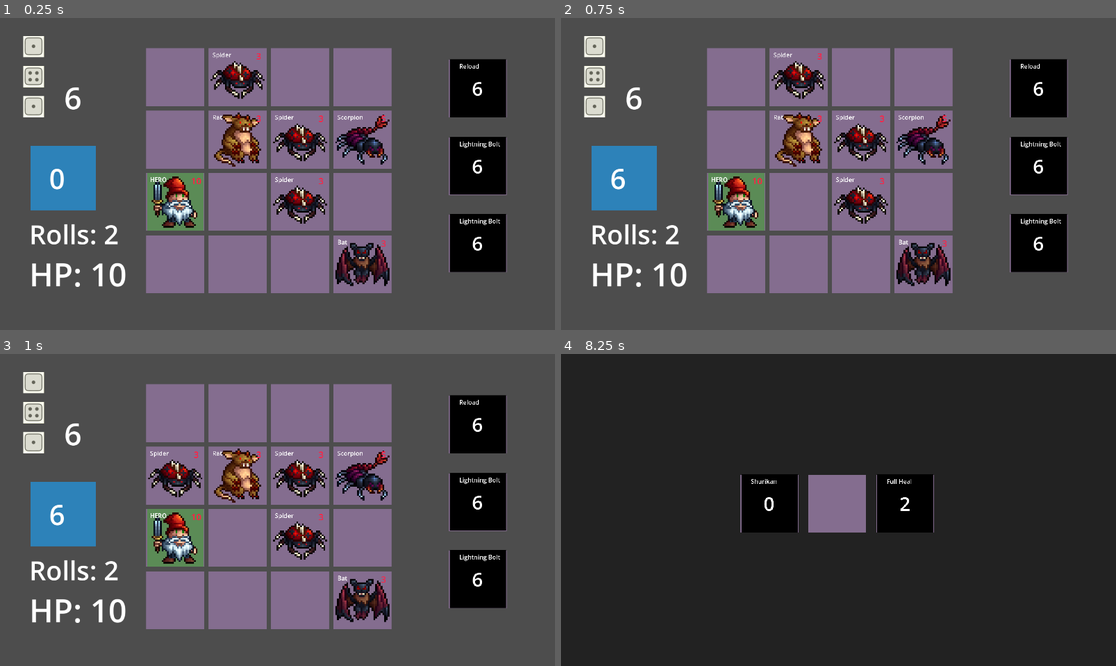
Above: before the commit, frames 1-4 (two rows, left to right).
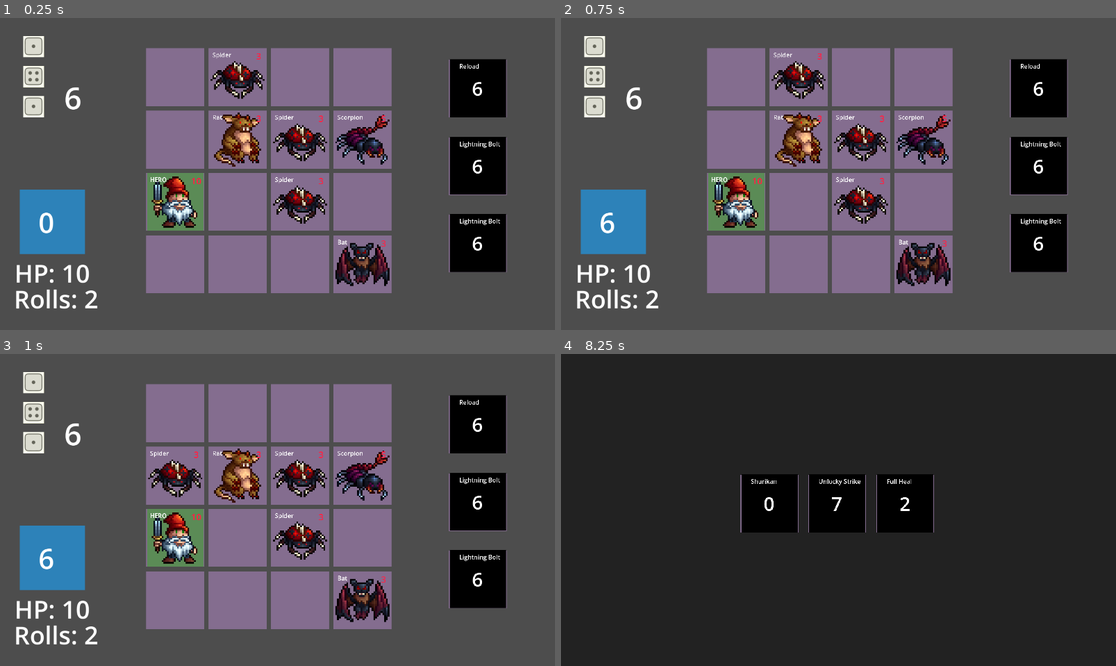
Above: after the commit, the same moments.

Repository: Ocktom/nextdice
Game: Godot game, scene res://Scenes/world.tscn
Two runs of this game, one before a commit and one after it. Both use one fixed random seed, a clock stepped at 60 frames per second and the inputs below. The project has no main scene, so this scene is started directly.
Inputs (mouse positions are in pixels of both pictures, inside the frame that each line leads up to):
- Up to frame 1 (0.25 s): no input
- Up to frame 2 (0.75 s): tap Enter (enter) at 0.5, 0.6 s; move the mouse to (738, 77) at 0.52 s
- Up to frame 3 (1 s): tap F (f) at 0.8 s
- Up to frame 4 (8.25 s): move the mouse to (738, 475) at 1.27 s; tap F (f) at 1.35, 3.05, 3.6, 5.3, 7.35 s; click (738, 475) at 1.55 s; move the mouse to (738, 538) at 2.02 s; press the mouse at (738, 538) at 2.03 s; tap Enter (enter) at 2.3, 2.85, 4.55, 5.75, 6.6, 7.25 s; move the mouse to (738, 600) at 2.77 s; release the mouse at (738, 600) at 2.78 s; move the mouse to (799, 413) at 3.52 s; press the mouse at (799, 413) at 3.53 s; move the mouse to (799, 475) at 4.27 s; release the mouse at (799, 475) at 4.28 s; click (799, 475) at 4.35 s; tap Space (space) at 5, 5.85, 6.5, 8 s; move the mouse to (799, 538) at 5.02 s; right-click (799, 538) at 5.1 s; move the mouse to (799, 600) at 5.77 s; click (799, 600) at 6.05 s; move the mouse to (860, 413) at 6.52 s; move the mouse to (860, 475) at 7.27 s; move the mouse to (860, 538) at 8.02 s; press the mouse at (860, 538) at 8.03 s

The runs differ from the first frame. In frame 1, 4.7% of the frame differs, in the area x 2-23%, y 40-94%; in frame 2, 4.7%; in frame 3, 4.7%; in frame 4, 1.9%.
Error after the commit: Invalid call. Nonexistent function 'execute' in base 'Node'. (res://Systems/Action)

Commit message:
movement fixed, starting action/passive overhaul

Diff:
--- a/Scenes/world.tscn
+++ b/Scenes/world.tscn
@@ -40,7 +40,7 @@
 position = Vector2(-95, 127)
 
 [node name="Mana" type="Node2D" parent="Spell_UI"]
-position = Vector2(-1280, -312)
+position = Vector2(-1317, -160)
 
 [node name="ColorRect" type="ColorRect" parent="Spell_UI/Mana"]
 offset_left = -362.0
@@ -95,10 +95,11 @@
 [node name="Audio" parent="." instance=ExtResource("1_a02cp")]
 
 [node name="Player_UI" parent="." instance=ExtResource("5_fo5ed")]
-offset_left = 101.0
-offset_top = 810.0
-offset_right = 101.0
-offset_bottom = 810.0
+offset_left = 255.0
+offset_top = 916.0
+offset_right = 255.0
+offset_bottom = 916.0
+mouse_filter = 2
 
 [node name="Shop_Screen" parent="." instance=ExtResource("8_k7acu")]
 visible = false
--- a/Scripts/Autoloads/Enums.gd
+++ b/Scripts/Autoloads/Enums.gd
@@ -3,15 +3,19 @@
 enum GameState {PLAYER_TURN, ENEMY_TURN, ROUND_END, SELECT_TARGET_UNIT, SELECT_TARGET_CELL, SHOP}
 enum Direction {UP,DOWN,LEFT,RIGHT, UP_LEFT, UP_RIGHT, DOWN_LEFT, DOWN_RIGHT}
 enum Anim{POP,SHAKE,SQUISH,FLASH, DART}
-enum DiceColor{RED,BLUE,GREEN}
+
 enum UnitType {HERO,ENEMY,TERRAIN}
+enum Behavior {AGGRESSIVE,PROTECTIVE,EVASIVE,ERRATIC}
+
+enum TargetType {SELECT_UNIT, SELF, SELECT_CELL, ADJACENT_FOE}
+enum RangeType {CARDINAL, SURROUND, DIAGONAL, REACH}
+
 enum ItemType {FACE_UPGRADE, ONE_TIME, RELIC}
 enum SpellType {LIGHTNING, FIREBALL, HEAL}
-enum TargetType {SELECT_UNIT, SELF, SELECT_CELL}
-enum Behavior {AGGRESSIVE,PROTECTIVE,EVASIVE,ERRATIC}
-enum RangeType {CARDINAL, SURROUND, DIAGONAL, REACH}
-enum EnemyAction {NONE, HEAL_ADJACENT, EMPOWER_ADJACENT}
+enum Trigger {HERO_MOVE, ENEMY_MOVE, HERO_TAKE_DAMAGE, HERO_TAKE_ATTACK, ENEMY_TAKE_DAMAGE, ENEMY_TAKE_ATTACK, ENEMY_DEATH, DICE_ROLlED, SUM_ROLLED}
+
 # Called when the node enters the scene tree for the first time.
+
 func _ready() -> void:
 	pass # Replace with function body.
 
--- a/Scripts/Autoloads/Global.gd
+++ b/Scripts/Autoloads/Global.gd
@@ -17,7 +17,7 @@
 
 var starting_enemy_count := 6
 
-var relics_owned : Array[Item]
+var relics : Array[Item]
 
 var mana := 0
 var max_mana := 10
--- a/Scripts/Autoloads/InputManager.gd
+++ b/Scripts/Autoloads/InputManager.gd
@@ -41,6 +41,7 @@
 
 		# ---------- DRAGGING MOVEMENT ----------
 		if event is InputEventMouseMotion:
+
 			if dragging_dice != null:
 				dragging_dice.face_node.global_position = event.position + drag_offset
 
@@ -81,9 +82,11 @@
 
 			# Dice drop
 			if dragging_dice is Dice:
-				print ("dragging dice was dropped")
+				print ("dragging dice was dropped, hovered cell is ", hovered_cell)
+
 
 				if mana_area_hovered:
+					print ("using dice for mana")
 					Global.world.spell_ui.add_mana(dragging_dice.current_face.pips)
 					dragging_dice.use()
 
@@ -94,6 +97,8 @@
 							dragging_dice.use()
 
 				elif not hovered_cell == null:
+					print ("hovered cell not null")
+
 					if not hovered_cell.occupant == null:
 						if hovered_cell.occupant is Enemy:
 							if hovered_cell.is_adjacent(Global.hero_unit.current_cell, true):
@@ -109,6 +114,9 @@
 							print ("dice dropped on non enemy unit")
 
 					elif hovered_cell.is_empty():
+
+						print ("dice dropped on empty cell")
+
 						var hero_cell = Global.hero_unit.current_cell
 						var max_move = dragging_dice.current_face.pips
 
@@ -125,6 +133,8 @@
 							hovered_cell.move_hero(dragging_dice)
 							dragging_dice.use()
 
+					else:
+						print ("couldnt drop dice anywhere")
 
 			# Reset dice drag
 			if dragging_dice != null:
@@ -169,7 +179,11 @@
 			if hovered_item_slot != null:
 				if hovered_item_slot.occupant != null:
 					print ("PURCHASED ITEM IS ", hovered_item_slot.occupant)
+					if hovered_item_slot.occupant.item_type == Enums.ItemType.RELIC:
+						Global.relics.append(hovered_item_slot.occupant)
+						print ("Global.relics is now ", Global.relics)
 					hovered_item_slot.clear_slot()
+
 
 #region spell selection controls
 
--- a/Scripts/Autoloads/action_manager.gd
+++ /dev/null
@@ -1,51 +0,0 @@
-extends Node
-
-func destroy_enemy(unit : Unit):
-	unit.current_cell.clear_cell()
-	unit.queue_free()
-	Global.world.victory_check()
-
-func perform_enemy_action(action: Enums.EnemyAction, acting_enemy : Enemy):
-	match action:
-
-		Enums.EnemyAction.HEAL_ADJACENT:
-
-			print ("heal adjacent called in actionmanger by ", acting_enemy.unit_name)
-
-			var adjacent_cells = Global.grid.get_adjacent_cells(acting_enemy.current_cell)
-			print ("adjacent cells received in actionmanager are ", adjacent_cells)
-			for x in adjacent_cells:
-
-				if x.occupant == null:
-					continue
-				if not x.occupant is Enemy:
-					continue
-				if x.occupant.hp == x.occupant.max_hp:
-					continue
-
-				heal_unit(x.occupant,3)
-
-		Enums.EnemyAction.EMPOWER_ADJACENT:
-
-			var adjacent_cells = Global.grid.get_adjacent_cells(acting_enemy.current_cell)
-			for x in adjacent_cells:
-
-				if x.occupant == null:
-					continue
-				if not x.occupant is Enemy:
-					continue
-				if x.occupant.hp == x.occupant.max_hp:
-					continue
-
-				empower_unit(x.occupant,3)
-
-
-func heal_unit(unit : Unit, amount : int):
-	unit.hp = max(unit.max_hp, unit.hp + amount)
-	Global.animate(unit, Enums.Anim.FLASH,Color.GREEN_YELLOW)
-	Global.float_text(str("+ ", amount),unit.global_position,Color.GREEN)
-	unit.update_visuals()
-	await Global.timer(.1)
-
-func empower_unit(unit : Unit, amount : int):
-	unit.turn_bonus += amount
--- a/Scripts/unit_manager.gd
+++ b/Scripts/unit_manager.gd
@@ -41,19 +41,8 @@
 	unit.movement = data["movement"]
 	unit.range_type = data["range_type"]
 
-	print ("for ", unit.unit_name, " data[action_1] is ", data["action_1"])
-
-	if data["action_1"] == "":
-		unit.action_1 = Enums.EnemyAction.NONE
-	else:
-		print ("setting unit.action_1 in ", unit.unit_name, " for ", data["action_1"])
-		unit.action_1 = Enums.EnemyAction[data["action_1"]]
-		print ("it is now ", unit.action_1)
-
-	if data["action_2"] == "":
-		unit.action_2 = Enums.EnemyAction.NONE
-	else:
-		unit.action_2 = Enums.EnemyAction[data["action_2"]]
+	unit.action_1 = data["action_1"]
+	unit.action_2 = data["action_2"]
 
 	#APPLY ROUND DIFFICULTY STATS
 
--- /dev/null
+++ b/Systems/Action System/Action Scripts/action_heal_self.gd
@@ -0,0 +1,9 @@
+extends Node
+
+var action_name := "heal_self"
+
+func execute(context: Dictionary):
+
+	var user = context["source"]
+	if user.hp < user.max_hp:
+		user.hp = min(user.max_hp, user.hp + context["amount"])
--- /dev/null
+++ b/Systems/Action System/Action.gd
@@ -0,0 +1,13 @@
+extends Node
+class_name Action
+
+# Called when the node enters the scene tree for the first time.
+func _ready() -> void:
+	pass # Replace with function body.
+
+# Called every frame. 'delta' is the elapsed time since the previous frame.
+func _process(delta: float) -> void:
+	pass
+
+func perform_action(context: Dictionary):
+	pass
--- /dev/null
+++ b/Systems/Action System/action_manager.gd
@@ -0,0 +1,25 @@
+extends Node
+
+func destroy_enemy(unit : Unit):
+	unit.current_cell.clear_cell()
+	unit.queue_free()
+	Global.world.victory_check()
+
+func request_action(action_name: String, context_dictionary : Dictionary):
+	create_action(action_name, context_dictionary)
+
+func heal_unit(unit : Unit, amount : int):
+	unit.hp = max(unit.max_hp, unit.hp + amount)
+	Global.animate(unit, Enums.Anim.FLASH,Color.GREEN_YELLOW)
+	Global.float_text(str("+ ", amount),unit.global_position,Color.GREEN)
+	unit.update_visuals()
+	await Global.timer(.1)
+
+func empower_unit(unit : Unit, amount : int):
+	unit.turn_bonus += amount
+
+func create_action(action_name : String, context_dictionary: Dictionary):
+	var script_path = str("res://Systems/Action System/Action Scripts/action_", action_name, ".gd")
+	var action = Action.new()
+	action.set_script(load(script_path))
+	action.execute()
--- a/Systems/Dice_System/Dice.gd
+++ b/Systems/Dice_System/Dice.gd
@@ -1,7 +1,5 @@
 extends Control
 class_name Dice
-
-var dice_color : Enums.DiceColor
 
 var faces : Array [Face]
 var used_this_turn : bool :
@@ -26,7 +24,6 @@
 
 func _ready() -> void:
 
-	print ("dice color set to ", dice_color)
 
 	Global.player_dice.append(self)
 
--- a/Systems/Grid/Cell.gd
+++ b/Systems/Grid/Cell.gd
@@ -27,6 +27,7 @@
 	occupant = null
 
 func fill_with_unit(unit : Unit):
+	print ("fill_with_unit called")
 	occupant = unit
 	unit.current_cell = self
 	unit.global_position = global_position
@@ -45,7 +46,6 @@
 func _on_mouse_exited():
 	if Global.game_state == Enums.GameState.PLAYER_TURN:
 
-		InputManager.hovered_cell = self
 		if InputManager.hovered_cell == self:
 			InputManager.hovered_cell = null
 
--- a/Systems/Grid/Cell.tscn
+++ b/Systems/Grid/Cell.tscn
@@ -3,7 +3,7 @@
 [ext_resource type="Script" uid="uid://de8jygopjlgu0" path="res://Systems/Grid/Cell.gd" id="1_hyvek"]
 
 [sub_resource type="RectangleShape2D" id="RectangleShape2D_m1m28"]
-size = Vector2(203, 203)
+size = Vector2(201, 203)
 
 [node name="GridCell" type="Node2D"]
 script = ExtResource("1_hyvek")
@@ -26,5 +26,5 @@
 [node name="Cell_Area" type="Area2D" parent="."]
 
 [node name="CollisionShape2D" type="CollisionShape2D" parent="Cell_Area"]
-position = Vector2(0.5, 0.5)
+position = Vector2(-0.5, 0.5)
 shape = SubResource("RectangleShape2D_m1m28")
--- a/Systems/Item System/Item_Slot.gd
+++ b/Systems/Item System/Item_Slot.gd
@@ -12,8 +12,8 @@
 	slot_area.connect("mouse_exited", _on_mouse_exited)
 
 func clear_slot():
-
-	occupant.queue_free()
+	Global.world.shop_screen.item_layer.remove_child(occupant)
+	occupant = null
 
 func fill_with_item(item : Item):
 
@@ -29,7 +29,6 @@
 		print("cell hovered, occupant is ", occupant)
 		InputManager.hovered_item_slot = self
 
-
 func _on_mouse_exited():
 
 	if Global.game_state == Enums.GameState.SHOP:
--- a/Systems/Item System/Shop_Screen.tscn
+++ b/Systems/Item System/Shop_Screen.tscn
@@ -10,6 +10,7 @@
 offset_top = -6.0
 offset_right = 1940.0
 offset_bottom = 1091.0
+mouse_filter = 2
 color = Color(0.13319641, 0.13319641, 0.13319638, 1)
 
 [node name="Slots_Node" type="Node2D" parent="."]
--- /dev/null
+++ b/Systems/Passive_System/Passive_Scripts/Passive.gd
@@ -0,0 +1,4 @@
+extends Node
+class_name Passive
+
+# Called when the node enters the scene tree for the first time.
--- /dev/null
+++ b/Systems/Passive_System/Passive_Scripts/Passive_hero_return_damage.gd
@@ -0,0 +1,14 @@
+extends Passive
+
+var passive_name := "hero_return_damage"
+var trigger := Enums.Trigger.HERO_TAKE_DAMAGE
+
+
+# Called every frame. 'delta' is the elapsed time since the previous frame.
+func _process(delta: float) -> void:
+	pass
+
+func trigger_passive(context: Dictionary):
+	var source = context["source"]
+	if source is Enemy:
+		ActionManager.actio
--- /dev/null
+++ b/Systems/Passive_System/passive_manager.gd
@@ -0,0 +1,13 @@
+extends Node
+
+
+# Called when the node enters the scene tree for the first time.
+func _ready() -> void:
+	pass # Replace with function body.
+
+# Called every frame. 'delta' is the elapsed time since the previous frame.
+func _process(delta: float) -> void:
+	pass
+
+func trigger_check(trigger_type : Enums.Trigger):
+	pass
--- a/Systems/Player_UI/Player_UI.tscn
+++ b/Systems/Player_UI/Player_UI.tscn
@@ -3,35 +3,46 @@
 [ext_resource type="Script" uid="uid://nwyhk811gfhs" path="res://Systems/Player_UI/Player_UI.gd" id="1_7fohd"]
 
 [sub_resource type="LabelSettings" id="LabelSettings_8j60k"]
-font_size = 111
+font_size = 86
 
 [sub_resource type="LabelSettings" id="LabelSettings_7fohd"]
-font_size = 91
+font_size = 86
 
 [node name="Player_UI" type="Control"]
 layout_mode = 3
-anchors_preset = 4
-anchor_top = 0.5
-anchor_bottom = 0.5
-grow_vertical = 2
+anchors_preset = 0
 size_flags_horizontal = 3
 size_flags_vertical = 3
 script = ExtResource("1_7fohd")
 
 [node name="HP_Label" type="Label" parent="."]
 layout_mode = 1
-offset_right = 409.1579
-offset_bottom = 184.0
+anchors_preset = 8
+anchor_left = 0.5
+anchor_top = 0.5
+anchor_right = 0.5
+anchor_bottom = 0.5
+offset_left = -204.57895
+offset_top = -92.0
+offset_right = 204.57895
+offset_bottom = 92.0
+grow_horizontal = 2
+grow_vertical = 2
 text = "HP: 10"
 label_settings = SubResource("LabelSettings_8j60k")
 
 [node name="Rolls_Label" type="Label" parent="."]
 layout_mode = 1
-anchors_preset = 2
-anchor_top = 1.0
-anchor_bottom = 1.0
-offset_top = -125.0
-offset_right = 379.0
-grow_vertical = 0
+anchors_preset = 8
+anchor_left = 0.5
+anchor_top = 0.5
+anchor_right = 0.5
+anchor_bottom = 0.5
+offset_left = -207.0
+offset_top = -3.0
+offset_right = 172.0
+offset_bottom = 122.0
+grow_horizontal = 2
+grow_vertical = 2
 text = "ROLLS: 0"
 label_settings = SubResource("LabelSettings_7fohd")
--- a/Systems/Unit_System/Unit_Enemy.gd
+++ b/Systems/Unit_System/Unit_Enemy.gd
@@ -14,8 +14,8 @@
 var turn_bonus := 0
 var round_bonus := 0
 
-var action_1 : Enums.EnemyAction
-var action_2 : Enums.EnemyAction
+var action_1 : String
+var action_2 : String
 
 var projectile := false
 var movement := 2
@@ -37,7 +37,6 @@
 
 	var abs_dx = abs(dx)
 	var abs_dy = abs(dy)
-
 
 # ---------------- ATTACK CHECK ----------------
 
@@ -132,13 +131,11 @@
 
 func enemy_actions():
 
-	print ("checking enemy_actions of ", unit_name, " which are", action_1, " and ", action_2)
+	if action_1 != "":
+		await ActionManager.request_action(action_2, {"source " : self})
 
-	if action_1 != Enums.EnemyAction.NONE:
-		await ActionManager.perform_enemy_action(action_1, self)
-
-	if action_1 != Enums.EnemyAction.NONE:
-		await ActionManager.perform_enemy_action(action_2, self)
+	if action_1 != "":
+		await ActionManager.request_action(action_2, {"source " : self})
 
 func take_attack(amount : int):
 
--- a/Systems/Unit_System/enemy_data_dictionary.gd
+++ b/Systems/Unit_System/enemy_data_dictionary.gd
@@ -29,7 +29,7 @@
 	"atk_range": 1,
 	"movement": 3,
 	"range_type": "REACH",
-	"action_1": "HEAL_ADJACENT",
+	"action_1": "heal_self",
 	"action_2": ""
   },
   "Boar": {
@@ -59,7 +59,7 @@
 	"atk_range": 5,
 	"movement": 3,
 	"range_type": "SURROUND",
-	"action_1": "EMPOWER_ADJACENT",
+	"action_1": "heal_self",
 	"action_2": ""
   },
   "Snake": {
--- /dev/null
+++ b/Systems/action_registry.gd
@@ -0,0 +1,11 @@
+extends Node
+
+
+# Called when the node enters the scene tree for the first time.
+func _ready() -> void:
+	pass # Replace with function body.
+
+
+# Called every frame. 'delta' is the elapsed time since the previous frame.
+func _process(delta: float) -> void:
+	pass
--- a/project.godot
+++ b/project.godot
@@ -20,9 +20,11 @@
 Enums="*res://Scripts/Autoloads/Enums.gd"
 InputManager="*res://Scripts/Autoloads/InputManager.gd"
 UnitManager="*res://Scripts/unit_manager.gd"
-ActionManager="*res://Scripts/Autoloads/action_manager.gd"
-SpellManager="*res://Scripts/Autoloads/spell_manager.gd"
+ActionManager="*res://Systems/Action System/action_manager.gd"
+SpellManager="*res://Systems/Spell System/spell_manager.gd"
 ItemManager="*res://Systems/Item System/item_manager.gd"
+PassiveManager="*res://Systems/Passive_System/passive_manager.gd"
+ActionRegistry="*res://Systems/action_registry.gd"
 
 [display]
 
Not shown, added: Systems/Action System/Action Scripts/action_heal_self.gd.uid
Not shown, added: Systems/Action System/Action.gd.uid
Renamed: Scripts/Autoloads/action_manager.gd.uid -> Systems/Action System/action_manager.gd.uid
Not shown, added: Systems/Passive_System/Passive_Scripts/Passive.gd.uid
Not shown, added: Systems/Passive_System/Passive_Scripts/Passive_hero_return_damage.gd.uid
Not shown, added: Systems/Passive_System/passive_manager.gd.uid
Renamed: Scripts/Autoloads/spell_manager.gd -> Systems/Spell System/spell_manager.gd
Renamed: Scripts/Autoloads/spell_manager.gd.uid -> Systems/Spell System/spell_manager.gd.uid
Not shown, added: Systems/action_registry.gd.uid
